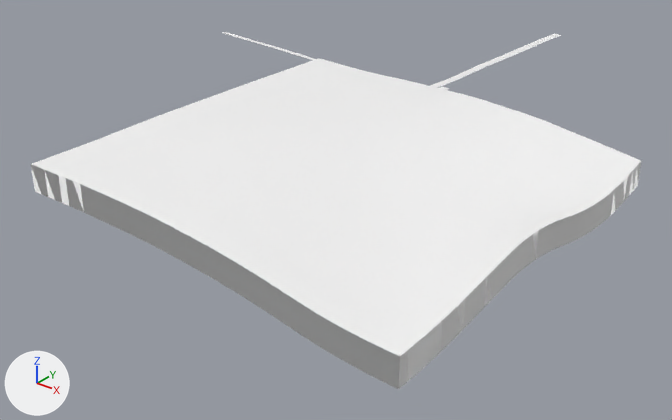
The glTF model public/tiles/1/-6_-4.glb, before and after one commit.
One viewpoint serves both versions: a camera (50 mm lens) standing at (-2193.0, 991.0, 461.0) and looking at (-2887.0, 1858.0, -76.0). Every picture has the same lights, and +X, +Y and +Z are marked at lower left. The first picture is the older version. Where no turn or scale is listed for an object, it has been applied to the vertices.

The scene before the commit, as lines of its bpy script (objects in view):
```python
me_t1__6__4 = bpy.data.meshes.new('t1_-6_-4')
me_t1__6__4.from_pydata(...)  # 2071 vertices, 3744 faces; spans x -365.0..365.0, y -412.0..412.0, z -46.0..46.0
# faces by material slot: [3520, 224]
me_t1__6__4.materials.append(mat_far_terrain)  # white #ffffff
me_t1__6__4.materials.append(mat_far_road)  # white #ffffff
ob_t1__6__4 = bpy.data.objects.new('t1_-6_-4', me_t1__6__4)
ob_t1__6__4.location = (-2925.0, 1948.0, 17.0)
```
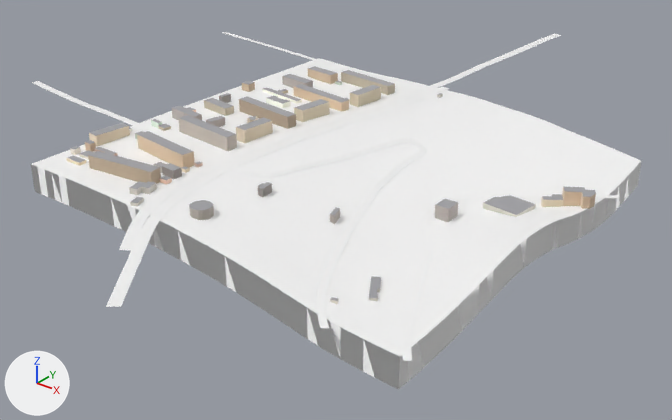
Where the newer file only moved an object's origin or applied its transform, the numbers keep the older frame.

What changed in the scene script:
```text
Add mat_far_building:
    mat_far_building = bpy.data.materials.new('far_building')
    mat_far_building.use_nodes = True; mat_far_building.node_tree.nodes.clear()
    _N = mat_far_building.node_tree.nodes; _L = mat_far_building.node_tree.links
    n0 = _N.new('ShaderNodeBsdfPrincipled'); n0.name = 'Principled BSDF'
    n0.inputs[1].default_value = 1.0  # 'Metallic'
    n0.inputs[2].default_value = 1.0  # 'Roughness'
    n1 = _N.new('ShaderNodeOutputMaterial'); n1.name = 'Material Output'
    n2 = _N.new('ShaderNodeVertexColor'); n2.name = 'Color Attribute'
    _L.new(n0.outputs[0], n1.inputs[0])  # 'BSDF' to 'Surface'
    _L.new(n2.outputs[0], n0.inputs[0])  # 'Color' to 'Base Color'
Change me_t1__6__4:
    used by ob_t1__6__4; location = (-2925.0, 1948.0, 17.0)
    remove me_t1__6__4.from_pydata(...)  # 2071 vertices, 3744 faces; spans x -365.0..365.0, y -412.0..412.0, z -46.0..46.0
    add me_t1__6__4.from_pydata(...)  # 3421 vertices, 5208 faces; spans x -399.0..379.0, y -549.0..412.0, z -46.0..52.0
    me_t1__6__4 part 1: 1350 vertices added at x -399.0..379.0, y -549.0..75.0, z -16.0..52.0
    add me_t1__6__4.materials.append(mat_far_building)
```

Pixel boxes [x1, y1, x2, y2] of what changed, in the pictures (672 x 420 px):
part 1 of me_t1__6__4, added: after [32, 66, 619, 361]
